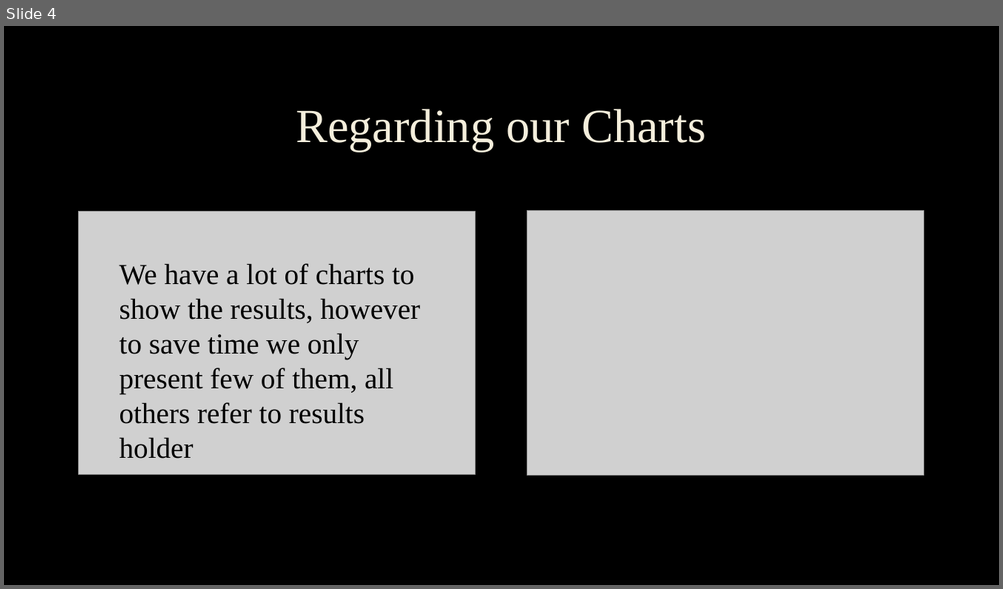
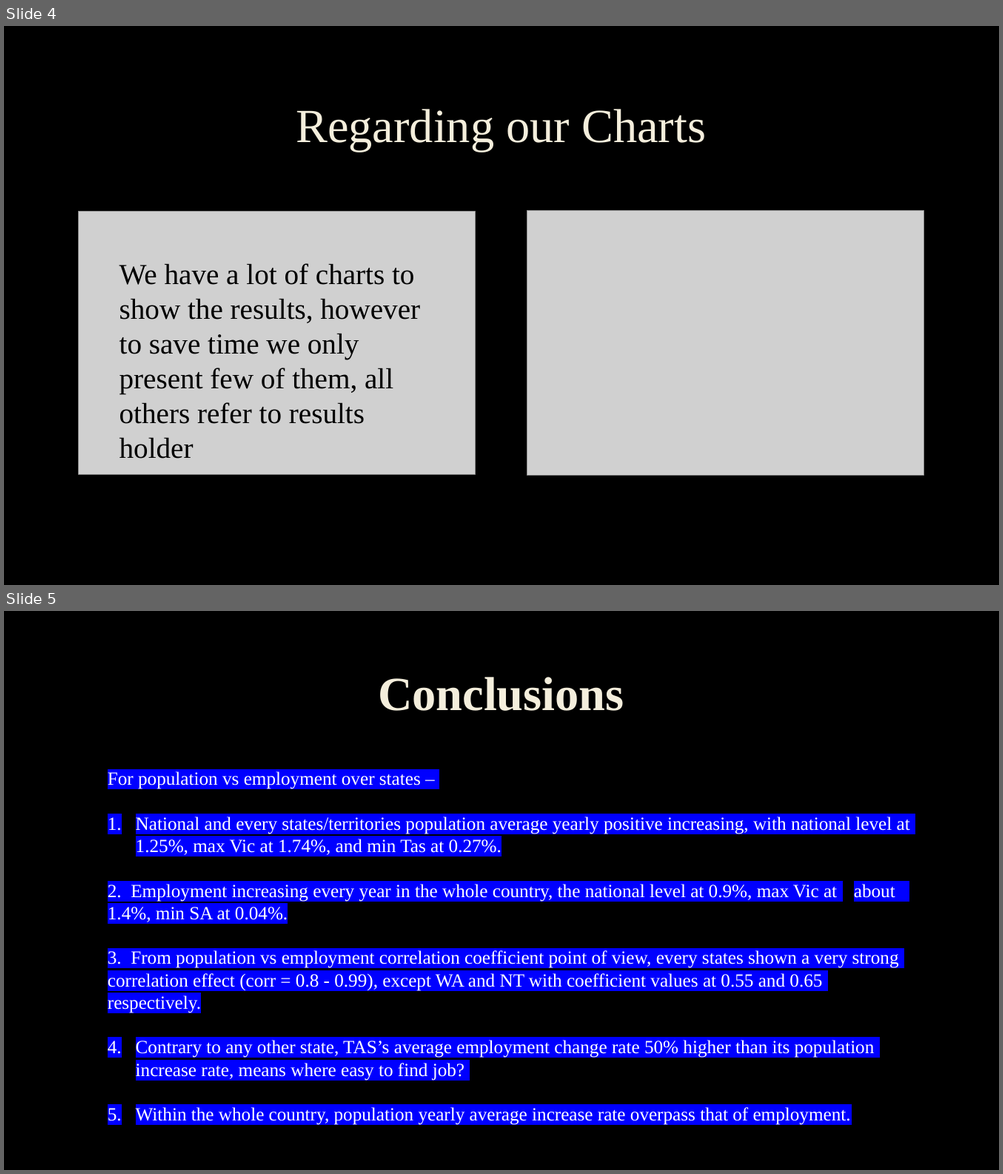
Before and after one commit to tonyzhao668/adventure, a slide deck: Adventure.pptx. Shown one above the other, each under a label of ours: slide 4 before the commit, slides 4 and 5 after it. The pictures are 1003x589 and 1003x1174 pixels, drawn with LibreOffice and Linux fonts; fonts in the diff are those of the drawing; grey boxes stand for pictures; background and template pictures are left out. Boxes give left, top, right and bottom in pixels: in the first picture for what was removed or moved away, otherwise in the second. Text is boxed around its words. In the diff, an @@ line names an element or a change of style, - is before the commit and + after.

```diff
--- a/Adventure.pptx
+++ b/Adventure.pptx
@@ slide 5 added at [4, 611, 999, 1170], background picture (left out) @@
@@ title added at [378, 677, 624, 711], 46 pt, text #F4EEDC, bold @@
+Conclusions
@@ text added at [108, 772, 910, 1125], 18 pt, text #FFFFFF @@
+For population vs employment over states –
+1. National and every states/territories population average yearly positive increasing, with national level at 1.25%, max Vic at 1.74%, and min Tas at 0.27%.
+2. Employment increasing every year in the whole country, the national level at 0.9%, max Vic at about 1.4%, min SA at 0.04%.
+3. From population vs employment correlation coefficient point of view, every states shown a very strong correlation effect (corr = 0.8 - 0.99), except WA and NT with coefficient values at 0.55 and 0.65 respectively.
+4. Contrary to any other state, TAS’s average employment change rate 50% higher than its population increase rate, means where easy to find job?
+5. Within the whole country, population yearly average increase rate overpass that of employment.
```
Also in this commit, not shown: 1 slide changed, 1 slide removed, 1 other file.
